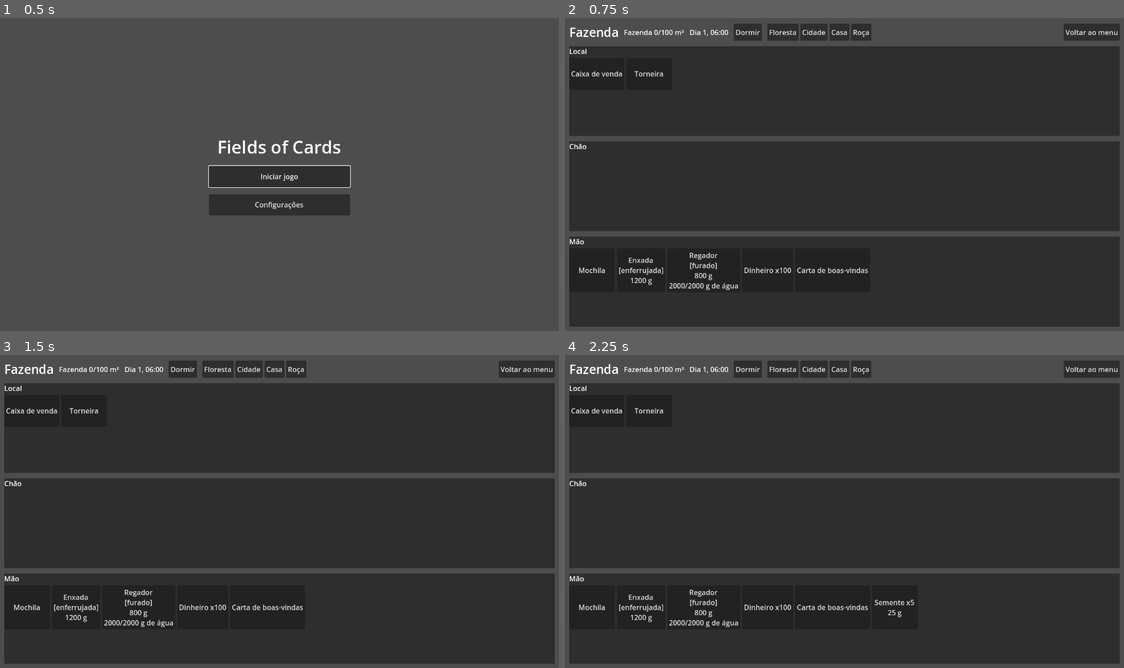
Above: before the commit, frames 1-4 (two rows, left to right).
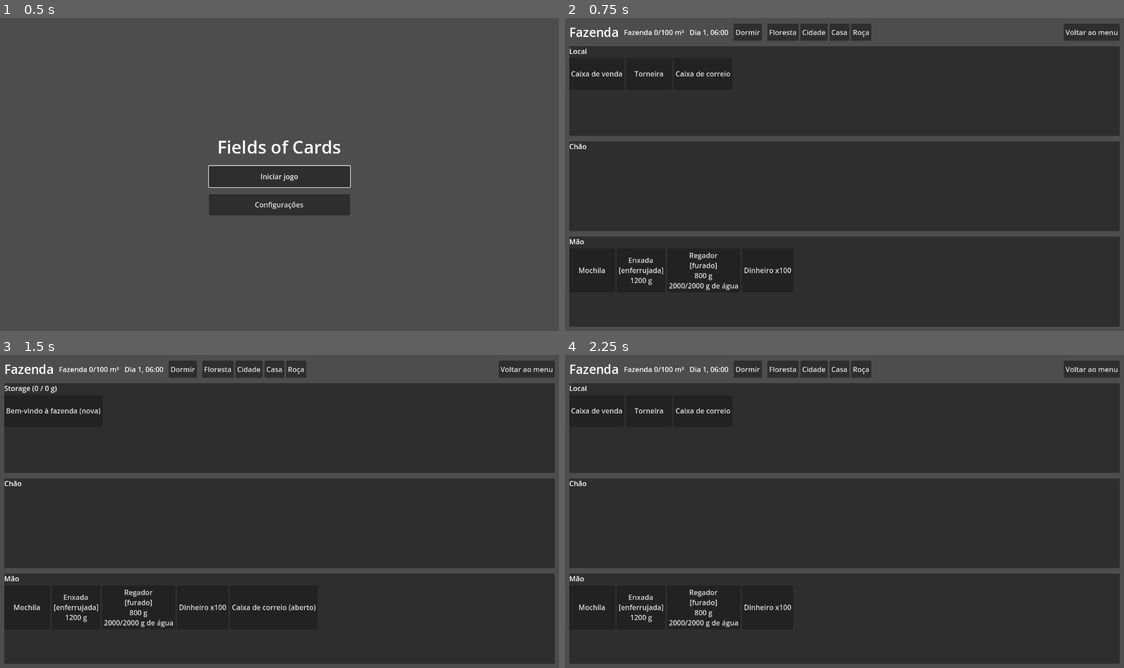
Above: after the commit, the same moments.

Repository: witoreel/fields-of-cards
Game: Godot game, scene res://ui/main_menu.tscn
The game is run twice, just before and just after one commit, with the same random seed, the same clock (stepped at 60 frames per second) and the same inputs.
Inputs (mouse positions are in pixels of both pictures, inside the frame that each line leads up to):
- Up to frame 1 (0.5 s): no input
- Up to frame 2 (0.75 s): click "Iniciar jogo" at 0.5 s
- Up to frame 3 (1.5 s): click (139, 411) at 1.25 s, where only the run after the commit has a clickable "Caixa de correio"
- Up to frame 4 (2.25 s): click (833, 608) at 2 s, where only the run before the commit has a clickable "Carta de boas-vindas"

Frame 1 is identical in both runs. In frame 2, 0.2% of the frame differs, in the area x 19-55%, y 16-82%; in frame 3, 0.4%, in the area x 0-57%, y 9-82%; in frame 4, 0.3%.

Commit message:
Adiciona correio: caixa, entrega ao acordar, leitura, anexos, contas e promoções (feature 17, M1-M5, T6)
Co-Authored-By: Claude Sonnet 5.5 <noreply@anthropic.com>
Claude-Session: https://claude.ai/code/session_017EQTPAUq71Fd4L2FpnABtt

Diff:
--- a/data/cards/carta_boas_vindas.tres
+++ b/data/cards/caixa_correio.tres
@@ -4,8 +4,8 @@
 
 [resource]
 script = ExtResource("1")
-id = &"carta_boas_vindas"
-display_name = "Carta de boas-vindas"
-props = PackedStringArray("mail", "movable")
+id = &"caixa_correio"
+display_name = "Caixa de correio"
+props = PackedStringArray("fixed", "storage", "mailbox")
 weight = 0
 extra = {}
--- /dev/null
+++ b/data/cards/carta.tres
@@ -0,0 +1,11 @@
+[gd_resource type="Resource" script_class="CardDef" load_steps=2 format=3]
+
+[ext_resource type="Script" path="res://src/core/card_def.gd" id="1"]
+
+[resource]
+script = ExtResource("1")
+id = &"carta"
+display_name = "Carta"
+props = PackedStringArray("mail", "movable")
+weight = 0
+extra = {}
--- a/data/initial_state.json
+++ b/data/initial_state.json
@@ -3,11 +3,17 @@
 		{"id": "mochila"},
 		{"id": "enxada", "state": {"status": ["enferrujada"]}},
 		{"id": "regador", "state": {"status": ["furado"]}},
-		{"id": "dinheiro", "n": 100},
-		{"id": "carta_boas_vindas", "state": {"attachments": [{"id": "semente", "n": 5}]}}
+		{"id": "dinheiro", "n": 100}
 	],
 	"locations": {
-		"fazenda": [{"id": "caixa_venda"}, {"id": "torneira"}],
+		"fazenda": [
+			{"id": "caixa_venda"}, {"id": "torneira"},
+			{"id": "caixa_correio", "contents": [
+				{"id": "carta", "state": {"title": "Bem-vindo à fazenda",
+				 "text": "Aqui estão algumas sementes para começar.",
+				 "attachments": [{"id": "semente", "n": 5}]}}
+			]}
+		],
 		"floresta": [{"id": "arvore"}],
 		"feira": [{"id": "banca_feira"}]
 	},
--- /dev/null
+++ b/data/mail.json
@@ -0,0 +1,9 @@
+[
+	{"day": 2, "title": "Dica: regar",
+	 "text": "Plantas só crescem se forem regadas no dia. Sem rega, o crescimento fica parado."},
+	{"day": 3, "title": "Dica: dormir",
+	 "text": "Passar das 22:00 acordado deixa você cansado no dia seguinte."},
+	{"day": 4, "title": "Promoção de enxadas",
+	 "text": "Enxadas com 20% de desconto por 3 dias na ferragem.",
+	 "promo": {"item": "enxada", "percent": 20, "days": 3}}
+]
--- a/src/core/economy.gd
+++ b/src/core/economy.gd
@@ -76,6 +76,19 @@
 	return true
 
 
+## Preço de um item hoje, com a maior promoção ativa (M5).
+static func price_of(state: GameState, card_id: StringName) -> int:
+	var d := state.catalog.get_def(card_id)
+	if d == null or not d.extra.has("price"):
+		return 0
+	var base := int(d.extra["price"])
+	var best := 0
+	for p in state.promotions:
+		if p["item"] == String(card_id) and int(p["until_day"]) >= state.day_number():
+			best = maxi(best, int(p["percent"]))
+	return base - base * best / 100
+
+
 ## Compra uma carta da loja do local atual (D2). A compra vai para a mão.
 static func buy(state: GameState, card_id: StringName) -> bool:
 	var d := state.catalog.get_def(card_id)
@@ -83,7 +96,7 @@
 		return false
 	if StringName(d.extra.get("shop", "")) != state.current_location:
 		return false
-	if not spend(state, int(d.extra["price"])):
+	if not spend(state, price_of(state, card_id)):
 		return false
 	state.spawn(card_id, GameState.HAND)
 	return true
@@ -95,7 +108,7 @@
 	for id in state.catalog.defs:
 		var d: CardDef = state.catalog.defs[id]
 		if d.extra.has("price") and StringName(d.extra.get("shop", "")) == state.current_location:
-			out.append({"id": id, "price": int(d.extra["price"])})
+			out.append({"id": id, "price": price_of(state, id)})
 	out.sort_custom(func(a: Dictionary, b: Dictionary) -> bool: return String(a["id"]) < String(b["id"]))
 	return out
 
--- a/src/core/game_state.gd
+++ b/src/core/game_state.gd
@@ -59,6 +59,16 @@
 
 ## Minutos desde o início do dia 1, 00:00. O jogo começa às 06:00 do dia 1.
 var minutes := WAKE_MINUTE
+## Correspondência que ainda vai chegar (T6): {day, title, text, ...}.
+var mail_queue: Array = []
+## Promoções ativas (M5): {item, percent, until_day}.
+var promotions: Array = []
+## Última carta lida, para a interface mostrar o texto: {title, text}.
+var last_read: Dictionary = {}
+## Locais e itens liberados (U1). Só valem os que estão em `gated`.
+var unlocked: Array = []
+## Ids que começam bloqueados (U1, U2). Vazio = nada bloqueado.
+var gated: Array = []
 ## Pontos de skill por atividade (K1): {"lavoura": 12}.
 var skills: Dictionary = {}
 ## Buffs e debuffs do jogador, como na carta (C9). Formato livre.
@@ -109,6 +119,12 @@
 
 func _init() -> void:
 	day_ended.connect(_on_day_ended)
+	woke_up.connect(_on_woke_up)
+
+
+## Quando o jogador acorda chega a correspondência (T6).
+func _on_woke_up(_day: int) -> void:
+	Mail.deliver(self)
 
 
 ## Sistemas que rodam na virada do dia. É um método (não uma lambda) para
@@ -152,6 +168,7 @@
 	_fill(hand, data.get("hand", []))
 	for loc in data.get("locations", {}):
 		_fill(cards[loc], data["locations"][loc])
+	mail_queue = Mail.load_schedule()
 
 
 func _fill(list: Array, entries: Array) -> void:
@@ -161,6 +178,7 @@
 			c["state"] = e["state"].duplicate(true)
 		if catalog.get_def(StringName(e["id"])).props.has("storage"):
 			storages[str(c["uid"])] = []
+			_fill(storages[str(c["uid"])], e.get("contents", []))
 		list.append(c)
 
 
@@ -879,19 +897,37 @@
 	return use_card(uid)
 
 
-## Lê uma carta de correspondência (M2): não gasta tempo, e o item anexo
-## vai para a mão (M4; o destino é uma pendência). Ler de novo não faz nada.
+## Lê uma carta de correspondência (M2): não gasta tempo. O item anexo vai
+## para a mão (M4; o destino é uma pendência), uma promoção passa a valer
+## (M5) e a carta pode liberar coisas (U1). Ler de novo não faz nada.
 func read_letter(card: Dictionary) -> bool:
 	var st: Dictionary = card.get("state", {})
 	if st.get("read", false):
+		last_read = {"title": st.get("title", ""), "text": st.get("text", "")}
+		areas_changed.emit()
 		return false
 	st["read"] = true
 	card["state"] = st
+	last_read = {"title": st.get("title", ""), "text": st.get("text", "")}
 	for att in st.get("attachments", []):
-		spawn(StringName(att["id"]), HAND, int(att.get("n", 1)))
+		if att.has("bill"):
+			Economy.issue_bill(self, int(att["bill"]["amount"]), minutes + int(att["bill"]["due_days"]) * MINUTES_PER_DAY)
+		else:
+			spawn(StringName(att["id"]), HAND, int(att.get("n", 1)))
 	st.erase("attachments")
+	if st.has("promo"):
+		var p: Dictionary = st["promo"]
+		promotions.append({"item": p["item"], "percent": int(p["percent"]), "until_day": day_number() + int(p["days"])})
+	for id in st.get("unlock", []):
+		unlock(StringName(id))
 	areas_changed.emit()
 	return true
+
+
+## Libera um local ou item (U1). A progressão usa isto (feature 18).
+func unlock(id: StringName) -> void:
+	if not unlocked.has(String(id)):
+		unlocked.append(String(id))
 
 
 ## A roça ou outro local está danificado (I2)?
@@ -940,6 +976,11 @@
 		"minutes": minutes,
 		"farm_area_limit": farm_area_limit,
 		"skills": skills.duplicate(true),
+		"mail_queue": mail_queue.duplicate(true),
+		"promotions": promotions.duplicate(true),
+		"last_read": last_read.duplicate(true),
+		"unlocked": unlocked.duplicate(),
+		"gated": gated.duplicate(),
 		"bankruptcy_debt_limit": bankruptcy_debt_limit,
 		"game_over_reason": game_over_reason,
 		"is_game_over": is_game_over,
@@ -995,6 +1036,14 @@
 	s.next_uid = int(data.get("next_uid", 1))
 	s.minutes = int(data.get("minutes", WAKE_MINUTE))
 	s.farm_area_limit = int(data.get("farm_area_limit", 100))
+	for key in ["mail_queue", "promotions", "unlocked", "gated"]:
+		if not (data.get(key, []) is Array):
+			return null
+	s.mail_queue = data.get("mail_queue", []).duplicate(true)
+	s.promotions = data.get("promotions", []).duplicate(true)
+	s.unlocked = data.get("unlocked", []).duplicate()
+	s.gated = data.get("gated", []).duplicate()
+	s.last_read = data.get("last_read", {}).duplicate(true) if data.get("last_read", {}) is Dictionary else {}
 	var sk = data.get("skills", {})
 	if not (sk is Dictionary):
 		return null
--- /dev/null
+++ b/src/core/mail.gd
@@ -0,0 +1,80 @@
+class_name Mail
+extends RefCounted
+## Correio (M1 a M5, T6). A caixa de correio é um storage cujas cartas são
+## cartas de correspondência. As cartas chegam quando o jogador acorda (T6),
+## lidas ao clicar sem gastar tempo (M2). Uma carta lida pode trazer item
+## anexo (M4) e promoções (M5).
+##
+## Carta = card {id: "carta", state: {title, text, attachments, promo, unlock}}.
+## Entrada de data/mail.json = {day, title, text, attachments?, promo?, unlock?}.
+
+const DATA_PATH := "res://data/mail.json"
+const LETTER := &"carta"
+
+
+## Fila inicial de correspondência (de dados).
+static func load_schedule() -> Array:
+	var data = JSON.parse_string(FileAccess.get_file_as_string(DATA_PATH))
+	return data if data is Array else []
+
+
+## uid da caixa de correio, ou 0 se não há (alguma carta com "mailbox").
+static func mailbox_uid(state: GameState) -> int:
+	for loc in state.cards:
+		for c in state.cards[loc]:
+			if state.has_prop(c, &"mailbox"):
+				return int(c["uid"])
+	for c in state.hand:
+		if state.has_prop(c, &"mailbox"):
+			return int(c["uid"])
+	return 0
+
+
+## Enfileira uma carta para chegar no começo do dia `day` (ou do próximo).
+static func send(state: GameState, entry: Dictionary, day: int = 0) -> void:
+	var e := entry.duplicate(true)
+	e["day"] = day if day > 0 else state.day_number() + 1
+	state.mail_queue.append(e)
+
+
+## Entrega na caixa tudo que venceu até hoje (T6). Sem caixa, a fila espera.
+static func deliver(state: GameState) -> int:
+	var box := mailbox_uid(state)
+	if box == 0:
+		return 0
+	var today := state.day_number()
+	var due: Array = state.mail_queue.filter(func(e: Dictionary) -> bool: return int(e["day"]) <= today)
+	state.mail_queue = state.mail_queue.filter(func(e: Dictionary) -> bool: return int(e["day"]) > today)
+	var contents: Array = state.storages[str(box)]
+	for e in due:
+		var letter := state.new_card(LETTER)
+		var st := {"title": e.get("title", "Carta"), "text": e.get("text", "")}
+		for key in ["attachments", "promo", "unlock"]:
+			if e.has(key):
+				st[key] = e[key].duplicate(true) if e[key] is Array or e[key] is Dictionary else e[key]
+		letter["state"] = st
+		contents.append(letter)
+	if not due.is_empty():
+		state.areas_changed.emit()
+	return due.size()
+
+
+## Cartas ainda não lidas na caixa.
+static func unread(state: GameState) -> int:
+	var box := mailbox_uid(state)
+	if box == 0:
+		return 0
+	var n := 0
+	for c in state.storages[str(box)]:
+		if not c.get("state", {}).get("read", false):
+			n += 1
+	return n
+
+
+## Carta de uma conta (M4): ao ler, a conta aparece com prazo de `due_days`.
+static func send_bill(state: GameState, amount: int, due_days: int, day: int = 0) -> void:
+	send(state, {
+		"title": "Conta a pagar",
+		"text": "Você tem uma conta de %d para pagar em até %d dias, na cidade." % [amount, due_days],
+		"attachments": [{"id": "conta", "bill": {"amount": amount, "due_days": due_days}}],
+	}, day)
--- a/src/sim/sim_bot.gd
+++ b/src/sim/sim_bot.gd
@@ -19,13 +19,23 @@
 func play_day(state: GameState) -> void:
 	if state.is_game_over:
 		return
-	var letter := _find(state, "carta_boas_vindas")
-	if not letter.is_empty():
-		state.select_card(letter["uid"])
+	_read_mail(state)
 	_farm(state)
 	_sell(state)
 	_pay(state)
 	state.sleep()
+
+
+func _read_mail(state: GameState) -> void:
+	state.travel_to(&"fazenda")
+	var box := _find(state, "caixa_correio")
+	if box.is_empty() or Mail.unread(state) == 0:
+		return
+	state.select_card(box["uid"]) # abre
+	for letter in state.area_cards(GameState.STORAGE).duplicate():
+		if not letter.get("state", {}).get("read", false):
+			state.select_card(letter["uid"])
+	state.select_card(box["uid"]) # fecha
 
 
 func _farm(state: GameState) -> void:
--- a/tests/check_initial.gd
+++ b/tests/check_initial.gd
@@ -28,12 +28,16 @@
 	_check(s.cards_at(&"fazenda").any(func(c: Dictionary) -> bool: return c["id"] == "caixa_venda"), "caixa de venda na fazenda")
 
 	# I3: carta de boas-vindas com sementes anexas; ler não gasta tempo
-	var letter: Dictionary = s.hand.filter(func(c: Dictionary) -> bool: return c["id"] == "carta_boas_vindas")[0]
+	var mailbox: Dictionary = s.cards_at(&"fazenda").filter(func(c: Dictionary) -> bool: return c["id"] == "caixa_correio")[0]
+	_check(s.select_card(mailbox["uid"]), "abre a caixa de correio")
+	var letter: Dictionary = s.area_cards(GameState.STORAGE)[0]
+	_check(letter["state"]["title"] == "Bem-vindo à fazenda" and s.area_cards(GameState.STORAGE).size() == 1, "a primeira carta é a de boas-vindas")
 	_check(not _ids(s.hand).has("semente"), "sementes ainda não estão na mão")
 	var t := s.minutes
 	_check(s.select_card(letter["uid"]), "ler a carta")
 	_check(_ids(s.hand).has("semente") and s.minutes == t, "sementes anexas, sem gastar tempo (M2)")
 	_check(not s.select_card(letter["uid"]), "ler de novo não dá mais sementes")
+	s.select_card(mailbox["uid"]) # fecha a caixa
 	var seeds: Dictionary = s.hand.filter(func(c: Dictionary) -> bool: return c["id"] == "semente")[0]
 	_check(seeds["n"] == 5, "5 sementes")
 
--- /dev/null
+++ b/tests/check_mail.gd
@@ -0,0 +1,74 @@
+extends CheckBase
+## Feature 17: correio (M1-M5, T6).
+## godot --headless --path . -s tests/check_mail.gd
+
+
+func _initialize() -> void:
+	label = "Verificações do correio"
+	var s := GameState.new_game(1)
+	var box: Dictionary = s.cards_at(&"fazenda").filter(func(c: Dictionary) -> bool: return c["id"] == "caixa_correio")[0]
+
+	# US-17.1 / M1: a caixa é um storage de cartas de correspondência
+	_check(s.has_prop(box, &"storage") and s.has_prop(box, &"mailbox"), "caixa de correio é um storage")
+	_check(Mail.mailbox_uid(s) == box["uid"] and Mail.unread(s) == 1, "uma carta nova (boas-vindas)")
+	_check(s.mail_queue.size() == 3, "3 cartas agendadas em dados")
+
+	# T6: as cartas chegam quando o jogador acorda, não antes
+	s.sleep() # vira para o dia 2
+	_check(s.day_number() == 2 and Mail.unread(s) == 2, "no dia 2 chegou a dica de regar (%d novas)" % Mail.unread(s))
+	s.advance_time(60)
+	_check(Mail.unread(s) == 2, "nada chega no meio do dia")
+	s.sleep()
+	s.sleep()
+	_check(s.day_number() == 4 and s.mail_queue.is_empty() and Mail.unread(s) == 4, "dias 3 e 4 entregues (%d novas)" % Mail.unread(s))
+
+	# US-17.2 / M2: ler ao clicar, sem gastar tempo
+	s.select_card(box["uid"])
+	var letters := s.area_cards(GameState.STORAGE)
+	var tip: Dictionary = letters.filter(func(c: Dictionary) -> bool: return c["state"]["title"] == "Dica: regar")[0]
+	var t := s.minutes
+	_check(s.select_card(tip["uid"]) and s.minutes == t, "ler custa 0 minutos")
+	_check(tip["state"]["read"] and s.last_read["title"] == "Dica: regar", "lida e mostrada")
+	_check("rega" in s.last_read["text"] or "regadas" in s.last_read["text"], "texto da dica (M3)")
+	_check(not s.select_card(tip["uid"]) and Mail.unread(s) == 3, "reler não conta como nova")
+
+	# US-17.4 / M4: item anexo
+	var welcome: Dictionary = letters.filter(func(c: Dictionary) -> bool: return c["state"]["title"] == "Bem-vindo à fazenda")[0]
+	s.select_card(welcome["uid"])
+	var seeds: Array = s.hand.filter(func(c: Dictionary) -> bool: return c["id"] == "semente")
+	_check(seeds.size() == 1 and seeds[0]["n"] == 5, "5 sementes anexas na mão")
+	Mail.send_bill(s, 40, 3)
+	s.select_card(box["uid"]) # fecha
+	s.sleep()
+	s.select_card(box["uid"])
+	var bill_letter: Dictionary = s.area_cards(GameState.STORAGE).filter(func(c: Dictionary) -> bool: return c["state"]["title"] == "Conta a pagar")[0]
+	_check(Economy.open_bills(s).is_empty(), "a conta ainda não apareceu")
+	s.select_card(bill_letter["uid"])
+	var bills := Economy.open_bills(s)
+	_check(bills.size() == 1 and bills[0]["state"]["amount"] == 40, "ler a carta da conta traz a conta")
+	_check(bills[0]["state"]["due"] == s.minutes + 3 * 1440, "prazo de 3 dias a partir da leitura")
+
+	# US-17.5 / M5: promoção por intervalo de dias
+	var promo: Dictionary = s.area_cards(GameState.STORAGE).filter(func(c: Dictionary) -> bool: return c["state"]["title"] == "Promoção de enxadas")[0]
+	s.select_card(promo["uid"])
+	s.select_card(box["uid"])
+	_check(Economy.price_of(s, &"enxada") == 40, "enxada 50 -> 40 (20% off)")
+	_check(Economy.price_of(s, &"martelo") == 35, "outros itens sem desconto")
+	s.travel_to(&"cidade")
+	s.travel_to(&"ferragem")
+	var cash_before := s.money()
+	_check(s.buy(&"enxada") and s.money() == cash_before - 40, "compra com desconto")
+	var day0 := s.day_number()
+	while s.day_number() <= day0 + 3:
+		s.sleep()
+	_check(Economy.price_of(s, &"enxada") == 50, "a promoção acabou depois do intervalo")
+
+	# Sem caixa de correio a fila espera
+	var blank := GameState.new_game(2, false)
+	Mail.send(blank, {"title": "x", "text": "y"}, 1)
+	blank.sleep()
+	_check(blank.mail_queue.size() == 1 and Mail.unread(blank) == 0, "sem caixa, a carta espera")
+
+	var r := GameState.from_dict(JSON.parse_string(JSON.stringify(s.to_dict())))
+	_check(r.promotions.size() == 1 and r.last_read.size() > 0, "promoções e última leitura sobrevivem ao save")
+	_finish()
--- a/ui/card_view.gd
+++ b/ui/card_view.gd
@@ -15,6 +15,8 @@
 	index = p_index
 	var d := state.def_of(card)
 	var title: String = d.display_name if d != null and d.display_name != "" else String(card["id"])
+	if card.get("state", {}).has("title"):
+		title = card["state"]["title"] + (" (lida)" if card["state"].get("read", false) else " (nova)")
 	if int(card.get("n", 1)) > 1:
 		title += " x%d" % int(card["n"])
 	if card.has("open"):
--- a/ui/game_placeholder.gd
+++ b/ui/game_placeholder.gd
@@ -13,6 +13,7 @@
 
 var _location_label: Label
 var _clock_label: Label
+var _mail_label: Label
 var _travel_box: HBoxContainer
 var _shop_box: HBoxContainer
 var _views: Dictionary = {} # area -> AreaView
@@ -53,6 +54,9 @@
 		get_tree().change_scene_to_file("res://ui/main_menu.tscn"))
 	header.add_child(back)
 
+	_mail_label = Label.new()
+	_mail_label.autowrap_mode = TextServer.AUTOWRAP_WORD_SMART
+	root.add_child(_mail_label)
 	_shop_box = HBoxContainer.new()
 	root.add_child(_shop_box)
 
@@ -89,6 +93,9 @@
 		b.text = state.location_name(id)
 		b.pressed.connect(func() -> void: GameSession.state.travel_to(id))
 		_travel_box.add_child(b)
+	var lr := state.last_read
+	_mail_label.visible = not lr.is_empty()
+	_mail_label.text = "%s: %s" % [lr.get("title", ""), lr.get("text", "")]
 	for child in _shop_box.get_children():
 		_shop_box.remove_child(child)
 		child.queue_free()
Not shown, added: src/core/mail.gd.uid
Not shown, added: tests/check_mail.gd.uid
